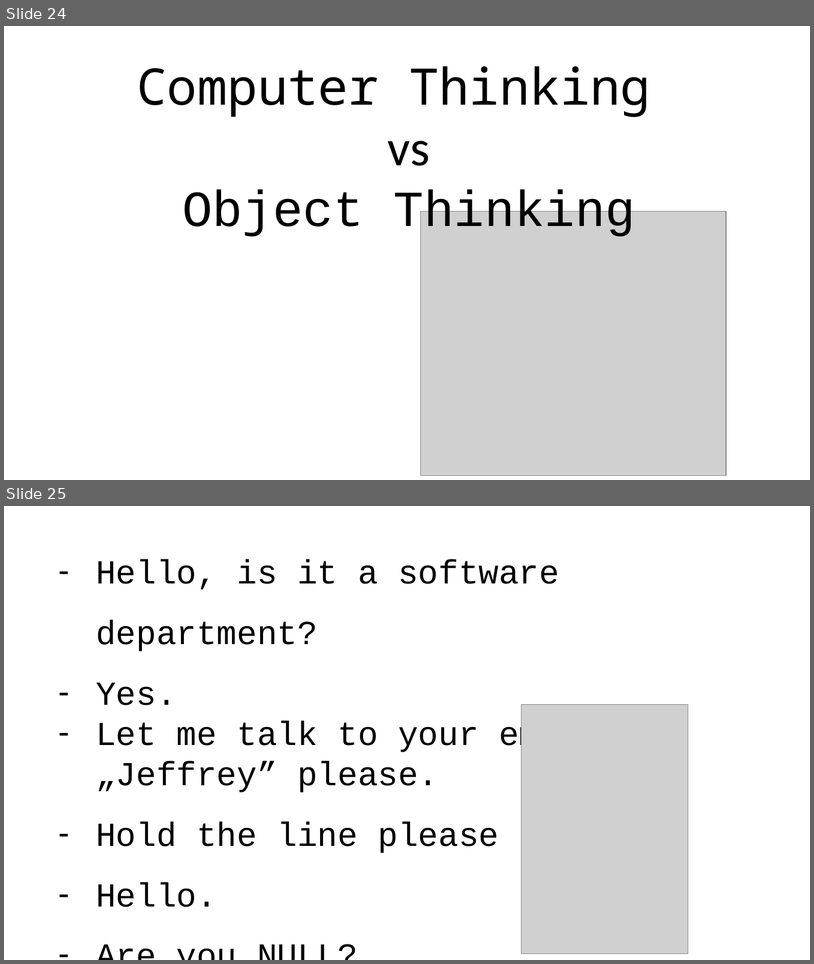
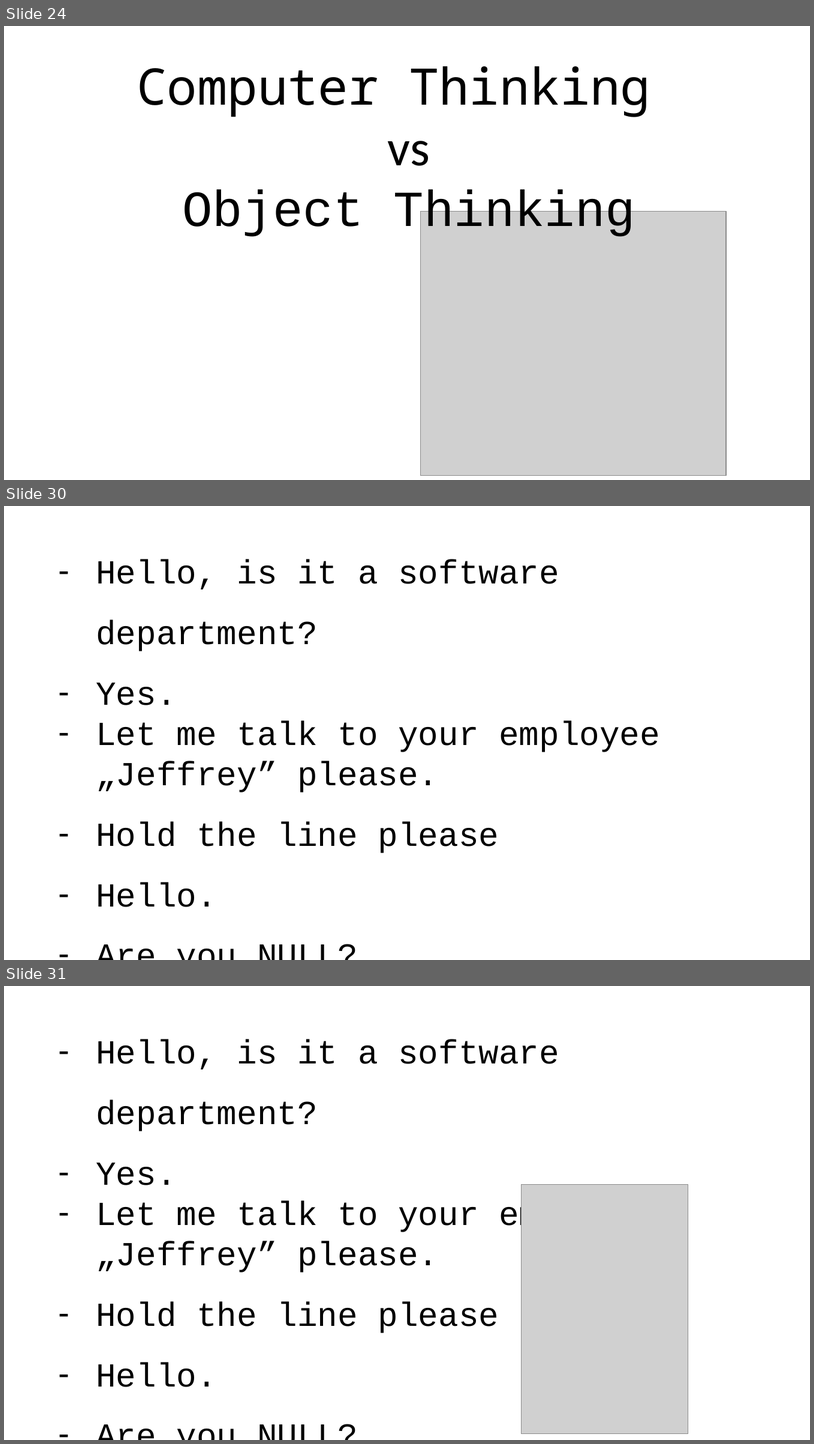
Before and after one commit to bytebarian/NullDereference, a slide deck: Prez/NULL/Nothing.pptx. Shown one above the other, each under a label of ours: slides 24 and 25 before the commit, slides 24, 30 and 31 after it; the slides between them are not shown. The pictures are 814x964 and 814x1444 pixels, drawn with LibreOffice and Linux fonts; fonts in the diff are those of the drawing; grey boxes stand for pictures. Boxes give left, top, right and bottom in pixels: in the first picture for what was removed or moved away, otherwise in the second. Text is boxed around its words. In the diff, an @@ line names an element or a change of style, - is before the commit and + after.

```diff
--- a/Prez/NULL/Nothing.pptx
+++ b/Prez/NULL/Nothing.pptx
@@ slide 30 added at <box>4,506,810,960</box>, background #FFFFFF @@
@@ text added at <box>96,559,660,907</box>, 40 pt, text #000000 @@
+– Hello, is it a software department?
+– Yes.
+– Let me talk to your employee „Jeffrey” please.
+– Hold the line please
+– Hello.
+– Are you NULL?
@@ what was slide 25 is now slide 31 @@
```
Also in this commit, not shown: 5 other slides added.
